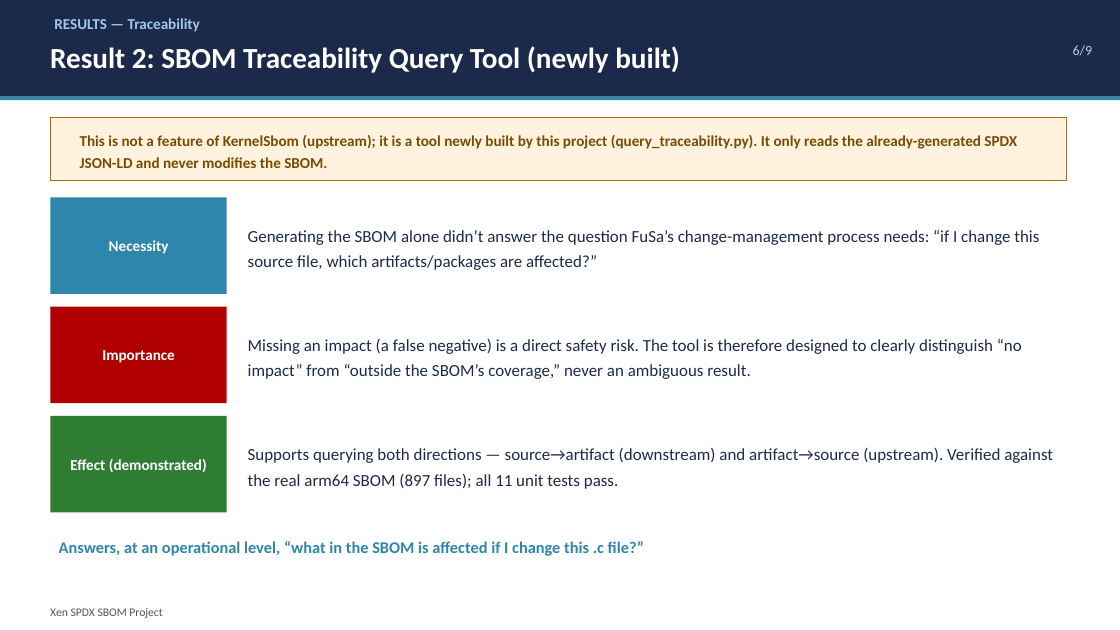
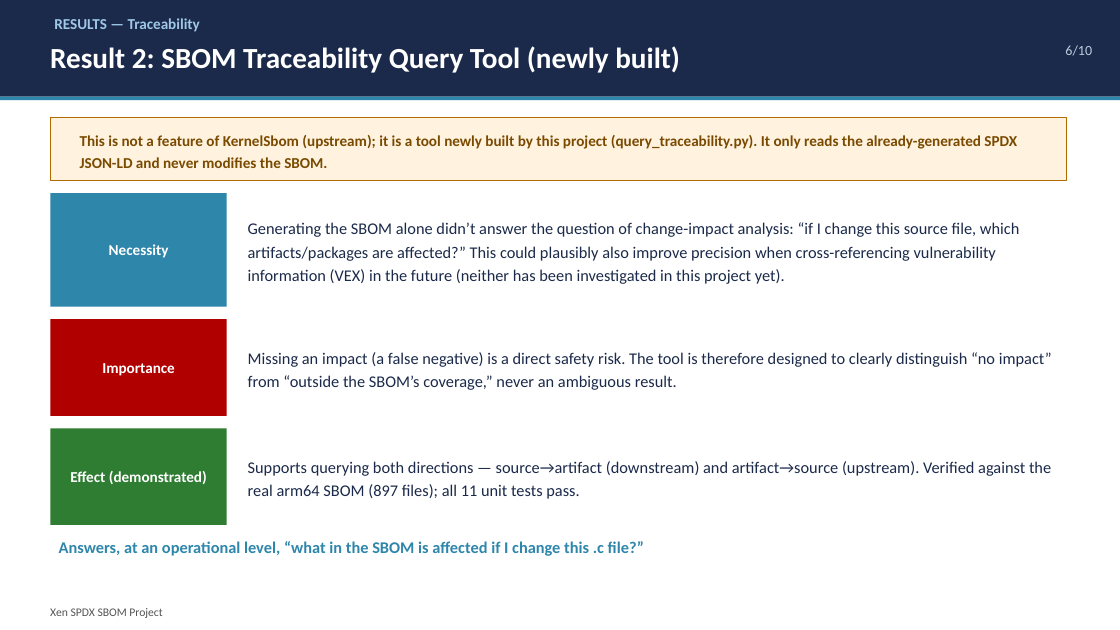
Before and after one commit to harunobukurokawa/sbom-generate-workspace, a slide deck: slide 6 of analysis/presentations/2026-08-19-fusa-sig-status/xen-sbom-status-report-en.pptx. Drawn at 1120x630 pixels with LibreOffice and Linux fonts; fonts in the diff are those of the drawing. Boxes give left, top, right and bottom in pixels: in the first picture for what was removed or moved away, otherwise in the second. Text is boxed around its words. In the diff, an @@ line names an element or a change of style, - is before the commit and + after.

```diff
--- a/analysis/presentations/2026-08-19-fusa-sig-status/xen-sbom-status-report-en.pptx
+++ b/analysis/presentations/2026-08-19-fusa-sig-status/xen-sbom-status-report-en.pptx
@@ text at <box>1065,45,1092,56</box>: text changed @@
-6/9
+6/10
@@ text "Necessity": place and size @@
-text "Necessity" at <box>109,240,169,254</box>
+text "Necessity" at <box>109,244,169,258</box>
@@ rectangle: place and size @@
-rectangle at <box>50,197,227,294</box>
+rectangle at <box>50,193,227,307</box>
@@ text at <box>248,222,1020,284</box>: text changed; size 14.5 to 14 pt @@
-Generating the SBOM alone didn’t answer the question FuSa’s change-management process needs: “if I change this source file, which artifacts/packages are affected?”
+Generating the SBOM alone didn’t answer the question of change-impact analysis: “if I change this source file, which artifacts/packages are affected?” This could plausibly also improve precision when cross-referencing vulnerability information (VEX) in the future (neither has been investigated in this project yet).
@@ 2 texts, 1 rectangle: place and size @@
-2 texts, 1 rectangle at <box>50,307,1022,403</box>
+2 texts, 1 rectangle at <box>50,319,1052,416</box>
@@ text "Missing an impact (a false ..." at <box>248,352,1052,390</box>: size 14.5 to 14 pt; line spacing 1.25 to 1.2 @@
@@ 2 texts, 1 rectangle: place and size @@
-2 texts, 1 rectangle at <box>50,416,1053,513</box>
+2 texts, 1 rectangle at <box>50,429,1051,525</box>
@@ text "Supports querying both directions — ..." at <box>248,461,1051,499</box>: size 14.5 to 14 pt; line spacing 1.25 to 1.2 @@
```
Also in this commit, not shown: 7 other slides changed, 1 slide added, 4 other files.
